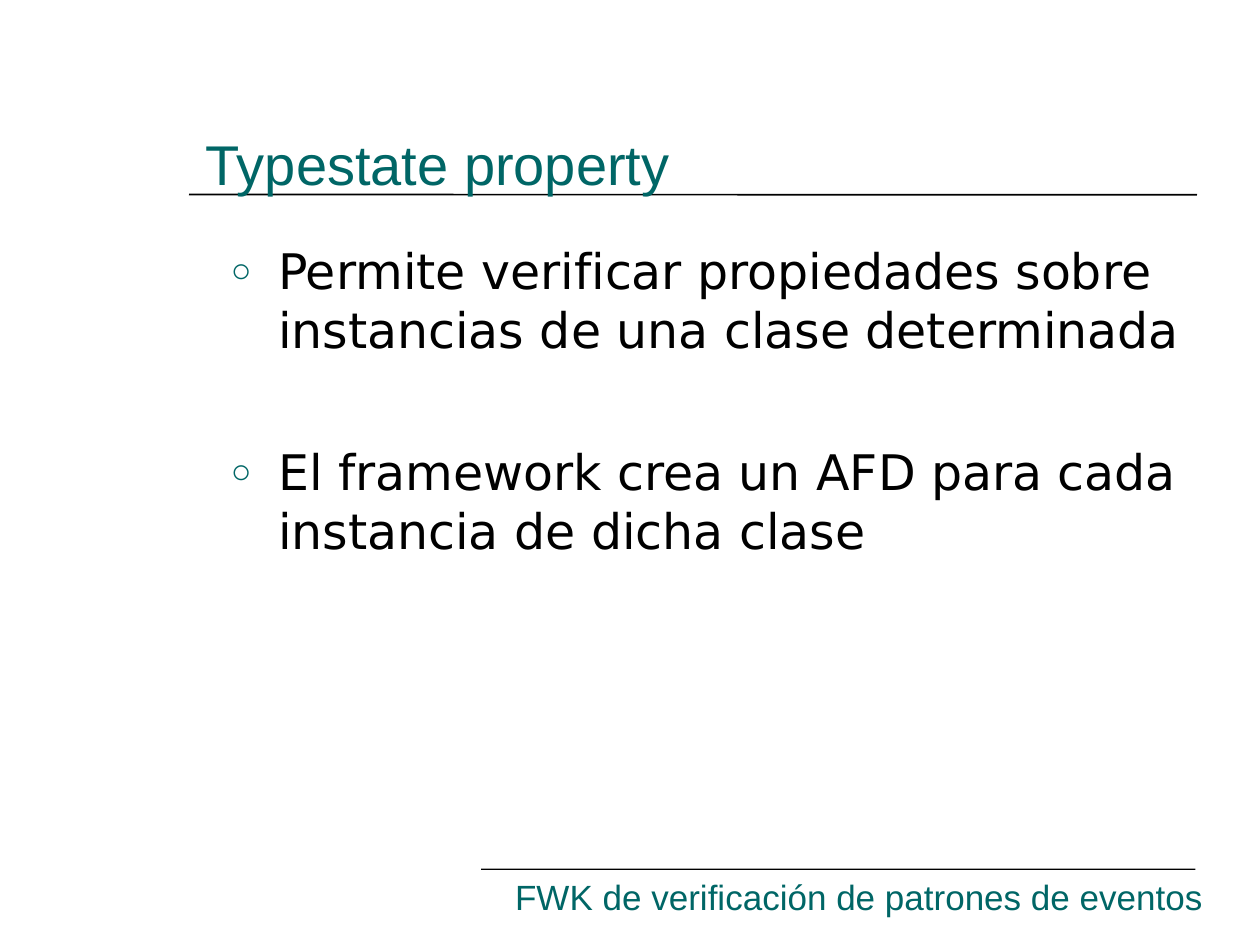
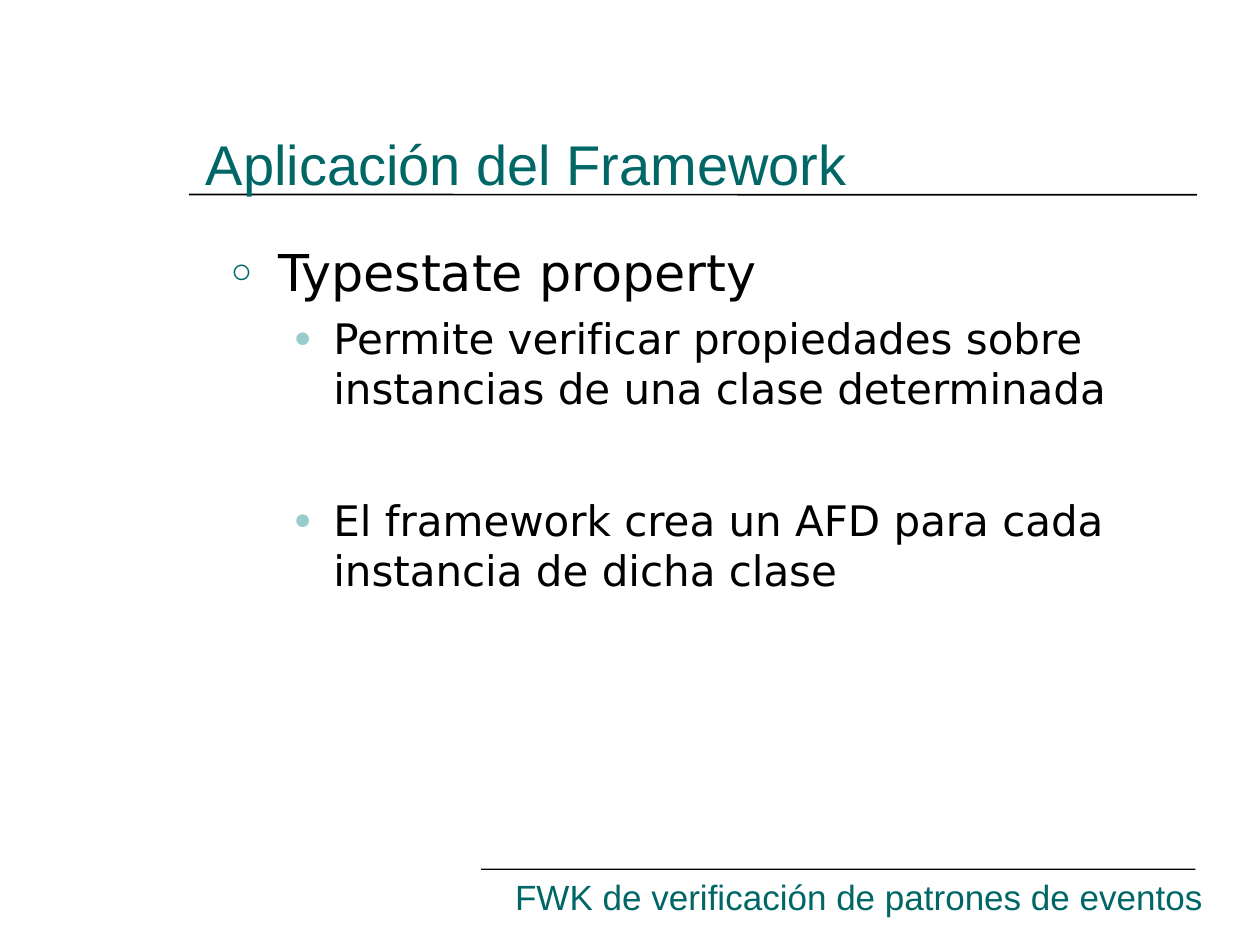
Before and after one commit to hugomelendez/tesis-jpf-2006, a slide deck: slide 26 of tesis-doc/Presentación.ppt. Drawn at 1260x945 pixels with LibreOffice and Linux fonts; fonts in the diff are those of the drawing. Boxes give left, top, right and bottom in pixels: in the first picture for what was removed or moved away, otherwise in the second. Text is boxed around its words. In the diff, an @@ line names an element or a change of style, - is before the commit and + after.

```diff
--- a/tesis-doc/Presentación.ppt
+++ b/tesis-doc/Presentación.ppt
@@ title at [206,143,847,196]: text changed @@
-Typestate property
+Aplicación del Framework
@@ text at [278,254,756,302]: paragraph added @@
+○ Typestate property
@@ text at [333,322,1106,587]: size 28 to 24 pt in "Permite verificar propiedades sobre instancias de una ...", "El framework crea un AFD para cada ..."; bullet ○ to ●; list level 1 to 2 in "Permite verificar propiedades sobre instancias ..."; bullet colour #006666 to #99CCCC; list level 1 to 2 in "El framework crea un AFD ..." @@
```
Also in this commit, not shown: 4 other slides changed, 3 slides removed, 1 other file.
